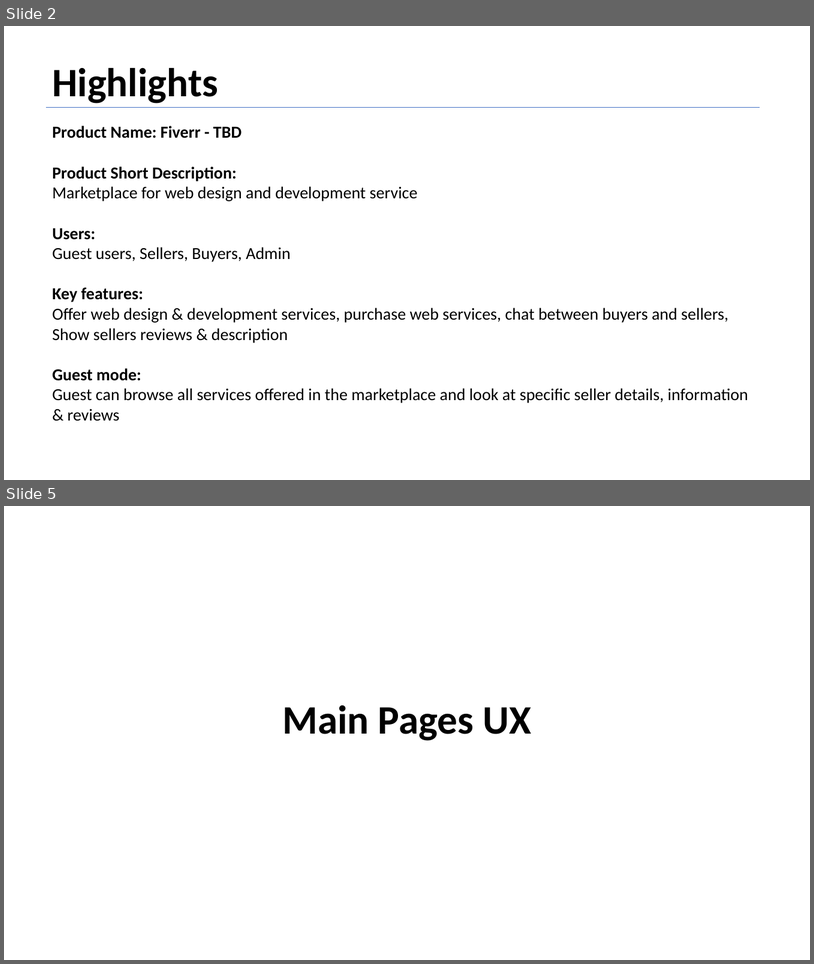
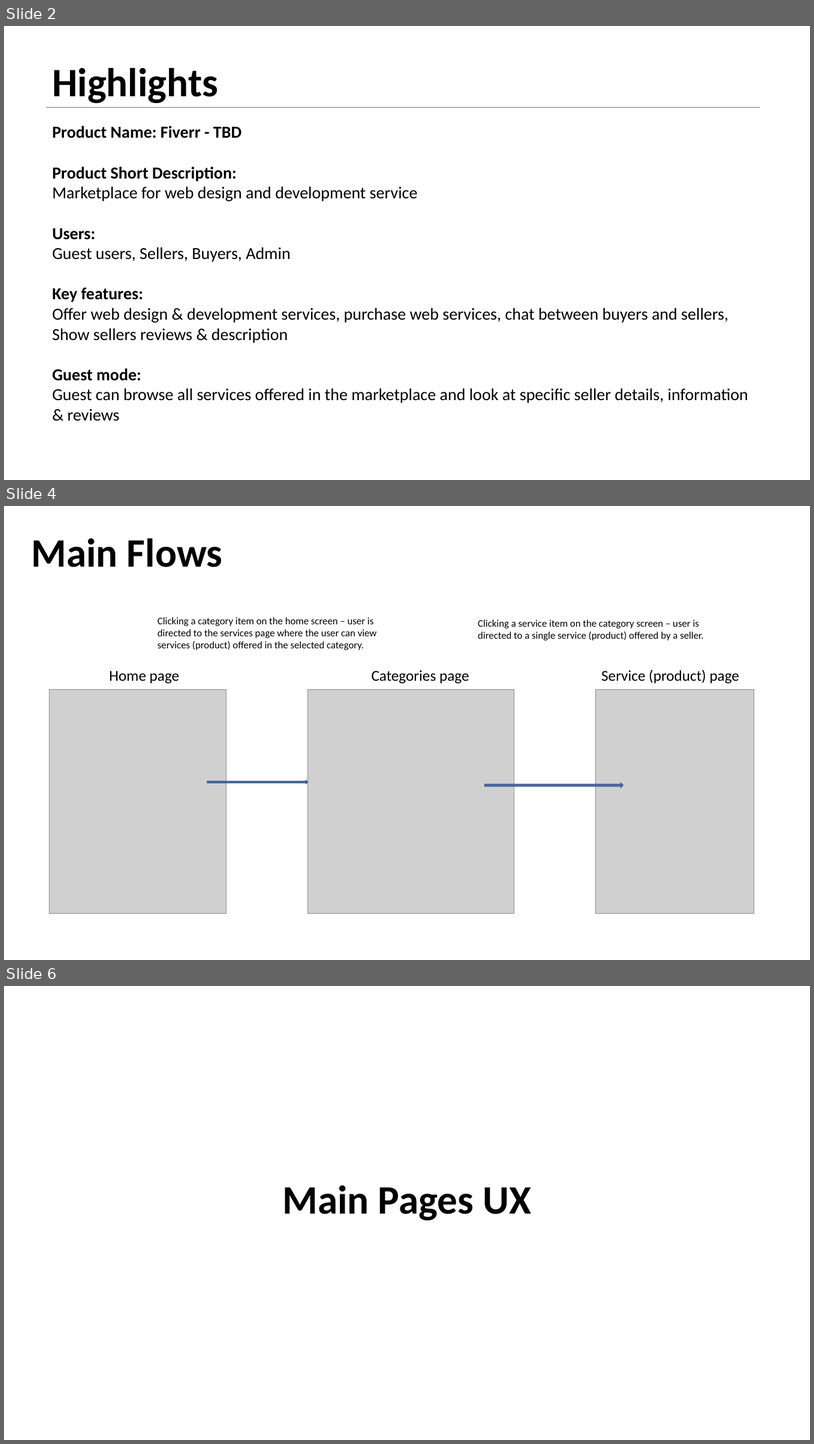
Before and after one commit to EmanuelBenHamo/Fiver-Final-Sprint, a slide deck: Product Definition Document Sample - Vybing - v1.5.pptx. Shown one above the other, each under a label of ours: slides 2 and 5 before the commit, slides 2, 4 and 6 after it; the slides between them are not shown. The pictures are 814x964 and 814x1444 pixels, drawn with LibreOffice and Linux fonts; fonts in the diff are those of the drawing; grey boxes stand for pictures. Boxes give left, top, right and bottom in pixels: in the first picture for what was removed or moved away, otherwise in the second. Text is boxed around its words. In the diff, an @@ line names an element or a change of style, - is before the commit and + after.

```diff
--- a/Product Definition Document Sample - Vybing - v1.5.pptx
+++ b/Product Definition Document Sample - Vybing - v1.5.pptx
@@ slide 4 added at <box>4,506,810,960</box>, background #FFFFFF @@
@@ text added at <box>31,538,223,567</box>, 48 pt, text #000000, bold @@
+Main Flows
@@ text added at <box>158,617,377,650</box>, 12 pt, text #000000 @@
+Clicking a category item on the home screen – user is directed to the services page where the user can view services (product) offered in the selected category.
@@ text added at <box>478,619,704,640</box>, 12 pt, text #000000 @@
+Clicking a service item on the category screen – user is directed to a single service (product) offered by a seller.
@@ text added at <box>109,670,179,684</box>, 18 pt, text #000000 @@
+Home page
@@ text added at <box>372,670,469,684</box>, 18 pt, text #000000 @@
+Categories page
@@ text added at <box>602,669,740,684</box>, 18 pt, text #000000 @@
+Service (product) page
@@ picture added at <box>50,690,227,913</box> @@
@@ picture added at <box>308,690,514,913</box> @@
@@ picture added at <box>596,690,755,913</box> @@
@@ right arrow added at <box>207,781,308,784</box>, fill #4472C4, outline #325491 1 pt @@
@@ right arrow added at <box>485,783,623,787</box>, fill #4472C4, outline #325491 1 pt @@
@@ what was slide 5 is now slide 6 @@
```
Also in this commit, not shown: 6 other slides added, 13 slides removed.
